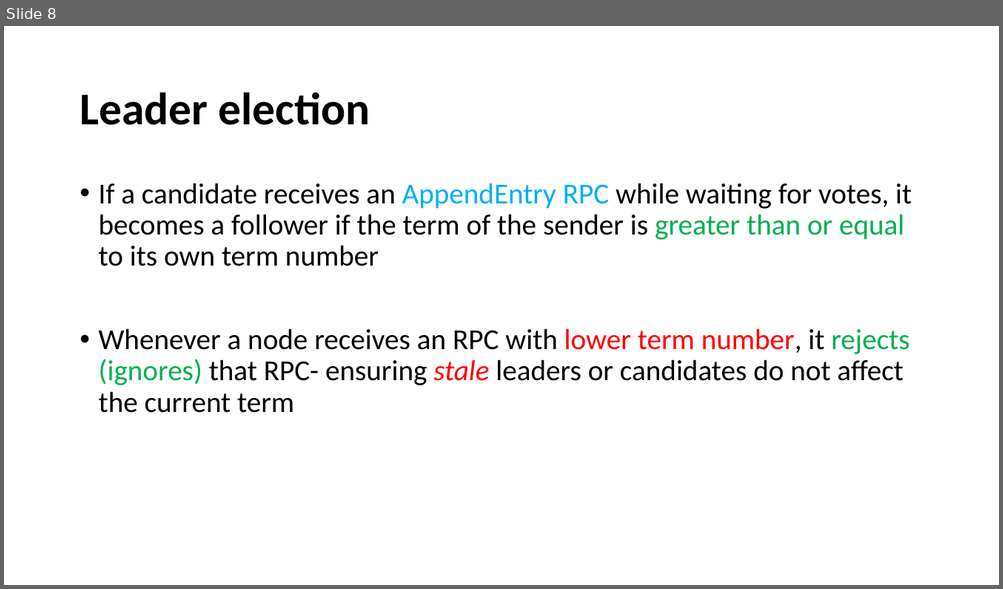
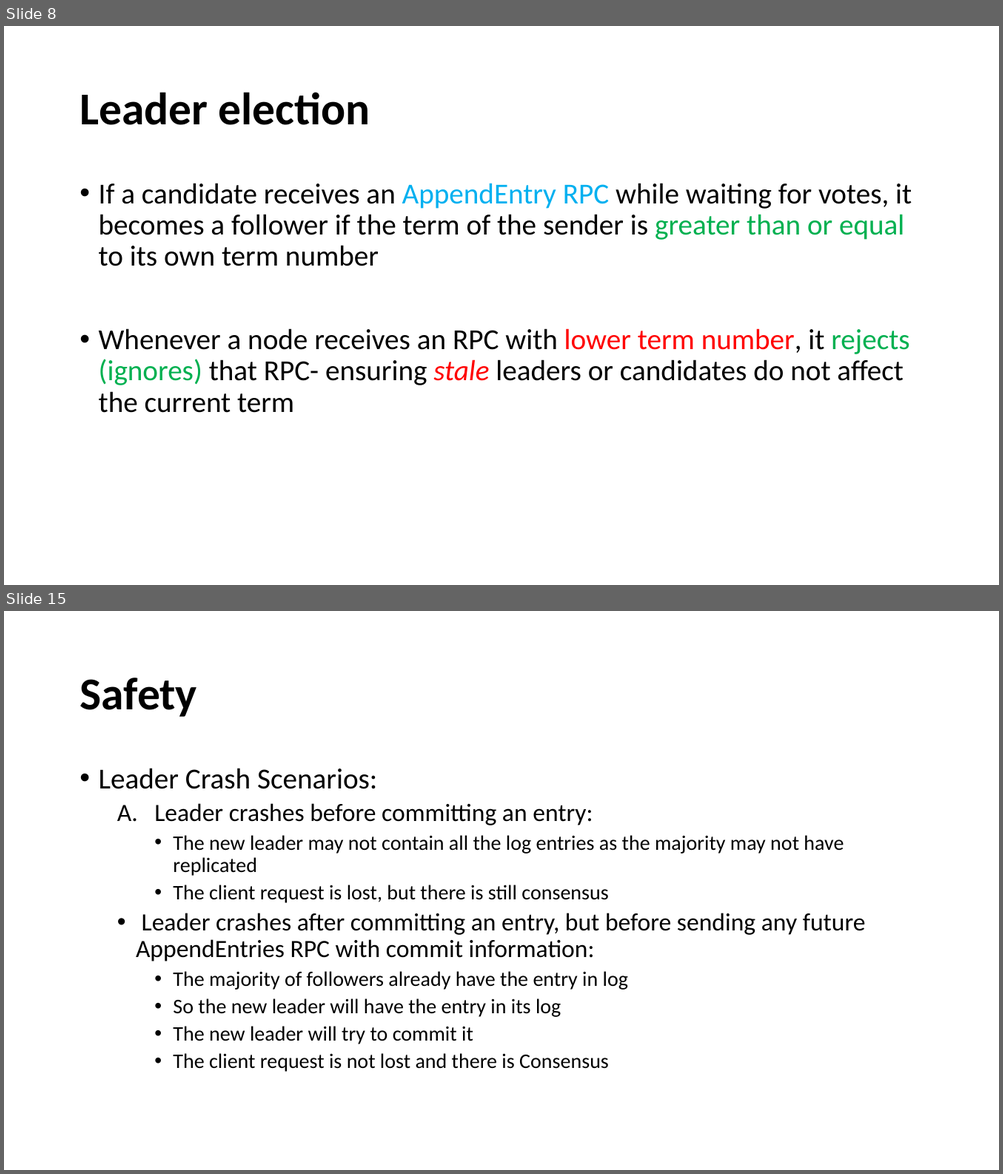
Before and after one commit to paulsaswata/public, a slide deck: The Raft Consensus Algorithm.pptx. Shown one above the other, each under a label of ours: slide 8 before the commit, slides 8 and 15 after it; the slides between them are not shown. The pictures are 1003x589 and 1003x1174 pixels, drawn with LibreOffice and Linux fonts; fonts in the diff are those of the drawing. Boxes give left, top, right and bottom in pixels: in the first picture for what was removed or moved away, otherwise in the second. Text is boxed around its words. In the diff, an @@ line names an element or a change of style, - is before the commit and + after.

```diff
--- a/The Raft Consensus Algorithm.pptx
+++ b/The Raft Consensus Algorithm.pptx
@@ slide 15 added at (x1=4, y1=611, x2=999, y2=1170), background #FFFFFF @@
@@ title added at (x1=79, y1=678, x2=197, y2=717), 44 pt, text #000000, bold @@
+Safety
@@ text added at (x1=99, y1=768, x2=865, y2=1072), 20 pt, text #000000 @@
+• Leader Crash Scenarios:
+  A. Leader crashes before committing an entry:
+    • The new leader may not contain all the log entries as the majority may not have replicated
+    • The client request is lost, but there is still consensus
+  • Leader crashes after committing an entry, but before sending any future AppendEntries RPC with commit information:
+    • The majority of followers already have the entry in log
+    • So the new leader will have the entry in its log
+    • The new leader will try to commit it
+    • The client request is not lost and there is Consensus
```
Also in this commit, not shown: 5 slides changed, 3 other slides added, 1 slide removed.
